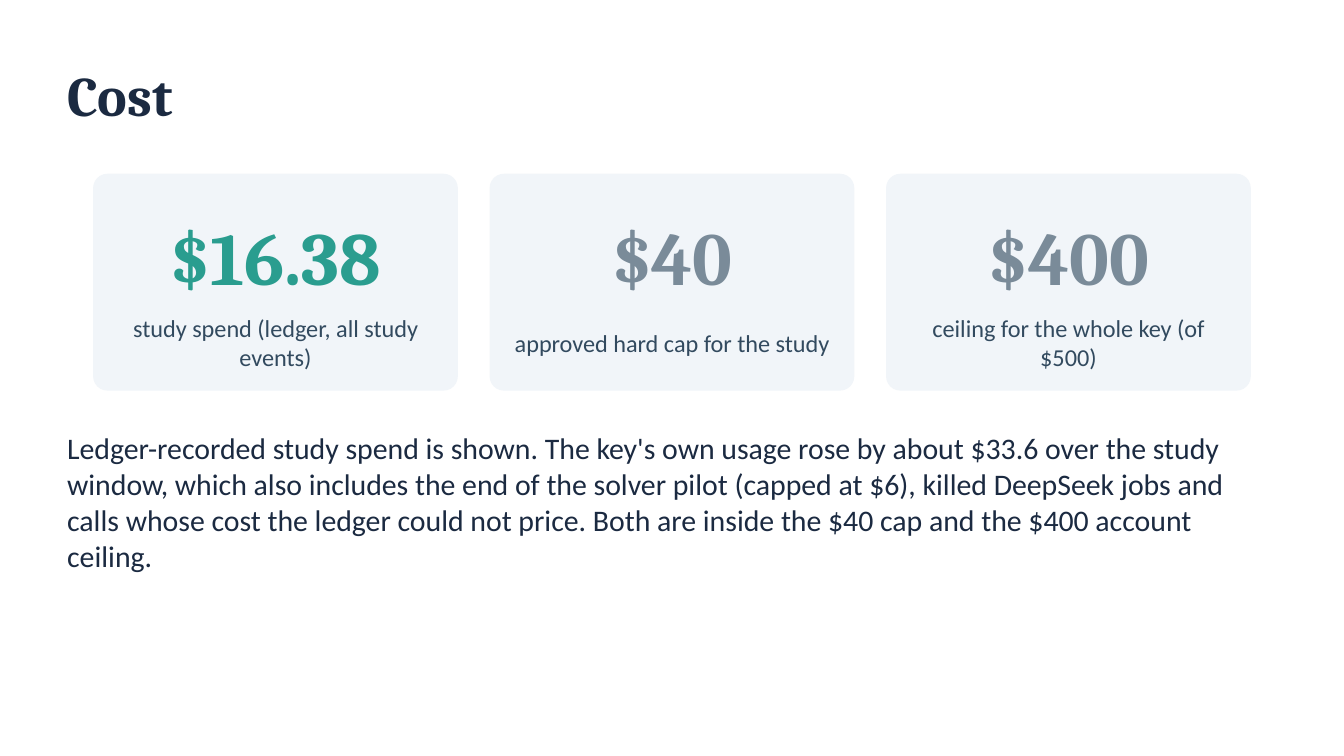
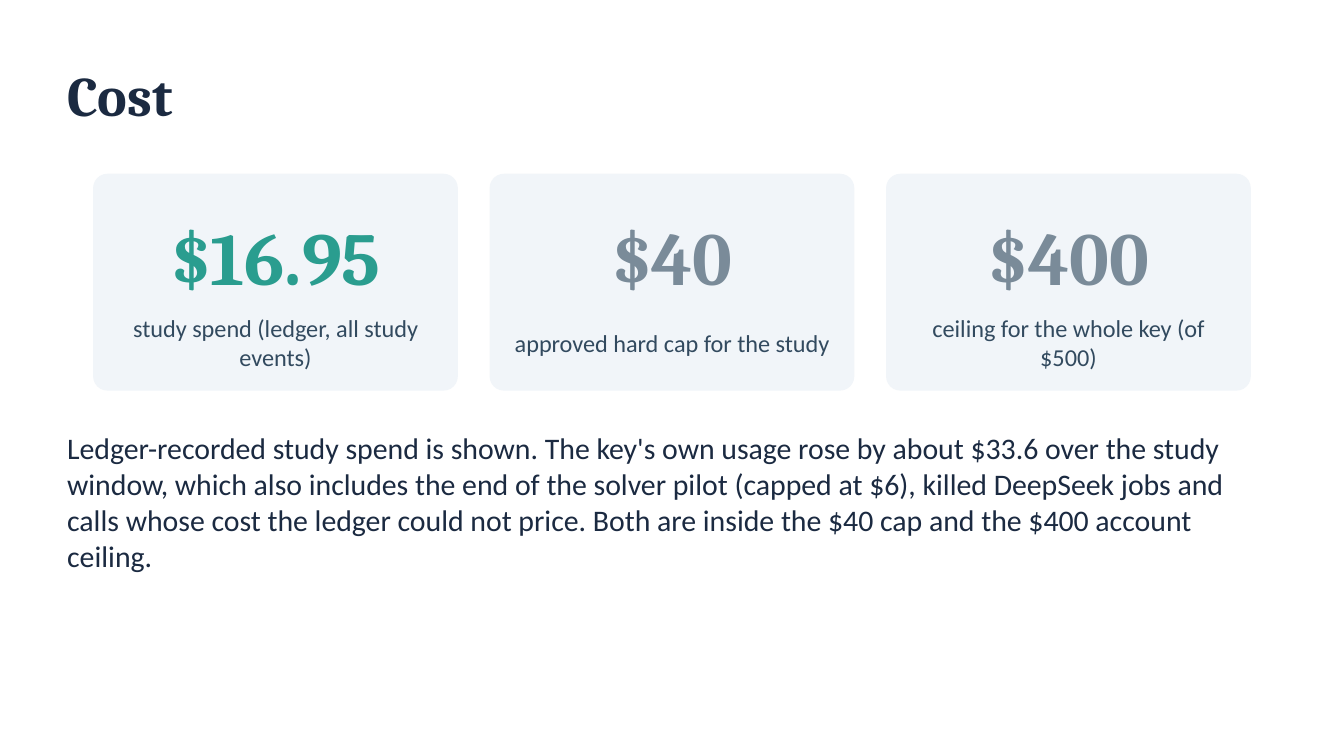
Before and after one commit to zignd/harbor-tbench-worktrial, a slide deck: slide 11 of docs/study-deck.pptx. Drawn at 1344x756 pixels with LibreOffice and Linux fonts; fonts in the diff are those of the drawing. Boxes give left, top, right and bottom in pixels: in the first picture for what was removed or moved away, otherwise in the second. Text is boxed around its words. In the diff, an @@ line names an element or a change of style, - is before the commit and + after.

```diff
--- a/docs/study-deck.pptx
+++ b/docs/study-deck.pptx
@@ text at (170, 229, 381, 291): text changed @@
-$16.38
+$16.95
```
Also in this commit, not shown: 2 other slides changed, 10 other files.
